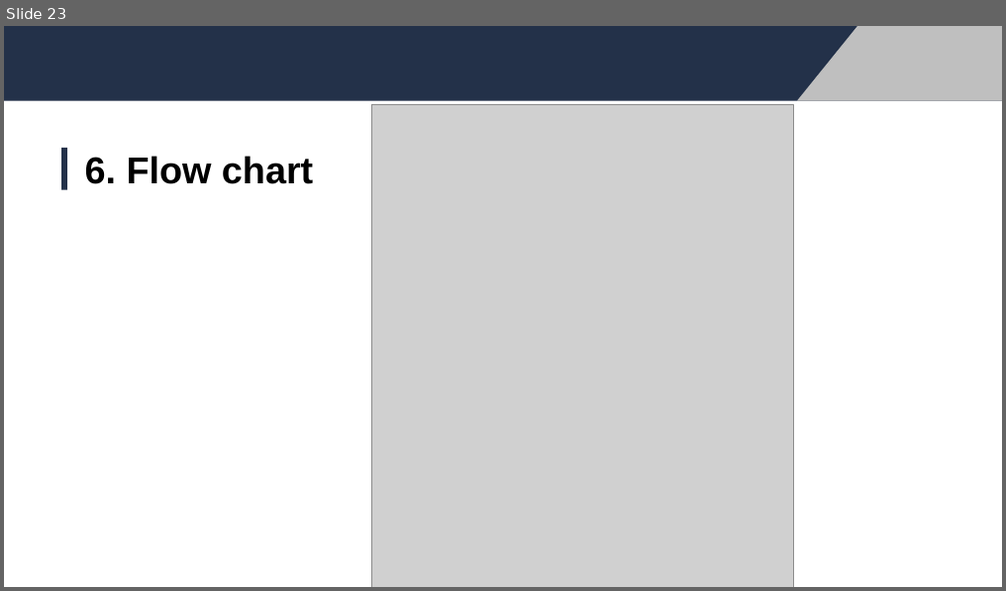
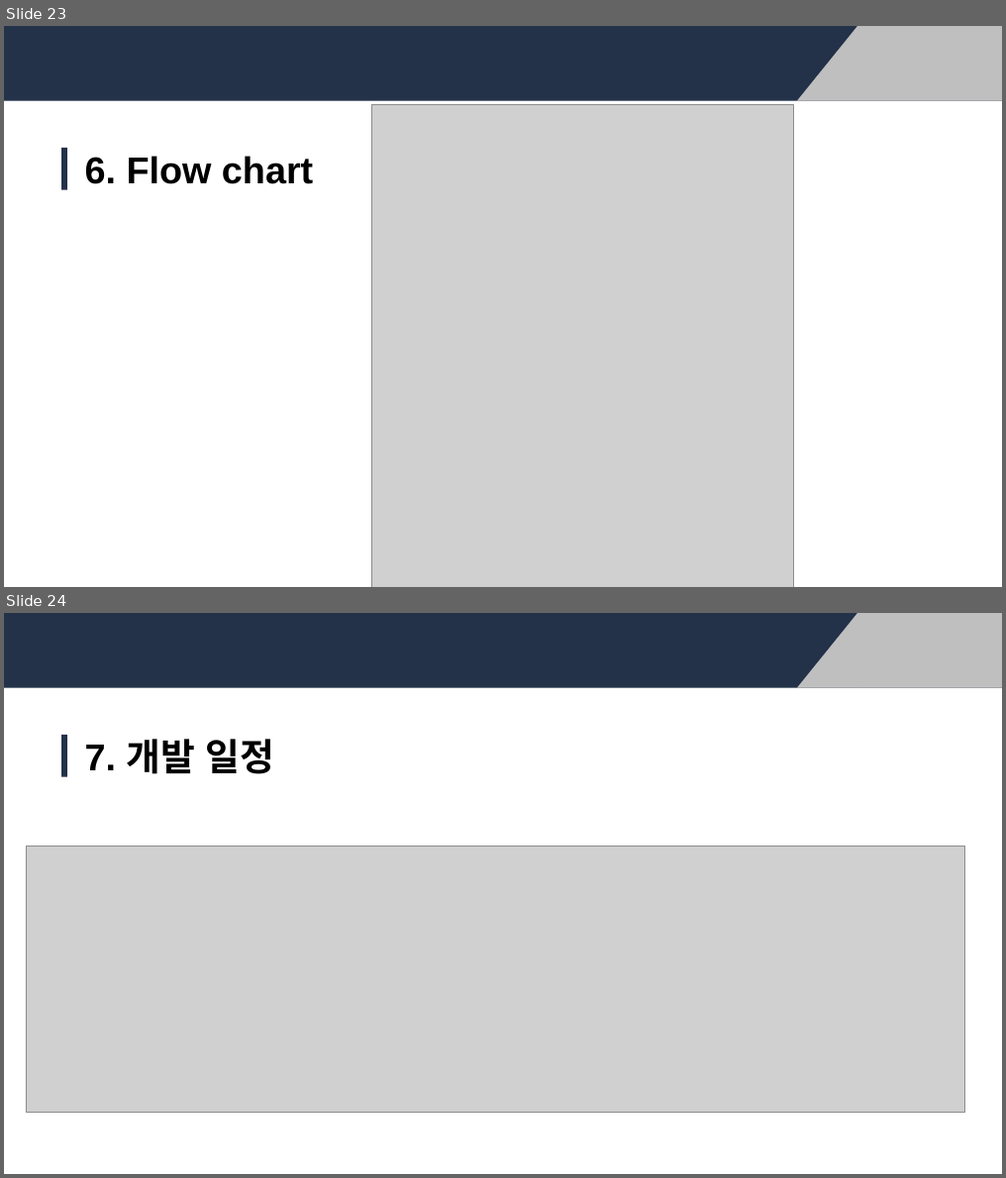
Before and after one commit to tjrdnjs1609/bingo, a slide deck: 유닉스 프로젝트_온라인 빙고게임 김석원, 김건우.pptx. Shown one above the other, each under a label of ours: slide 23 before the commit, slides 23 and 24 after it. The pictures are 1006x591 and 1006x1178 pixels, drawn with LibreOffice and Linux fonts; fonts in the diff are those of the drawing; grey boxes stand for pictures. Boxes give left, top, right and bottom in pixels: in the first picture for what was removed or moved away, otherwise in the second. Text is boxed around its words. In the diff, an @@ line names an element or a change of style, - is before the commit and + after.

```diff
--- a/유닉스 프로젝트_온라인 빙고게임 김석원, 김건우.pptx
+++ b/유닉스 프로젝트_온라인 빙고게임 김석원, 김건우.pptx
@@ slide 24 added at [4,613,1002,1174], background #FFFFFF @@
@@ rectangle added at [4,613,1002,688], fill #233149 @@
@@ right triangle added at [798,613,858,688], fill #BFBFBF @@
@@ rectangle added at [857,613,1002,688], fill #BFBFBF @@
@@ rectangle added at [61,735,67,777], fill #233149 @@
@@ text added at [85,739,275,774], 36 pt, text #000000, bold @@
+7. 개발 일정
@@ picture added at [26,847,964,1113] @@
```
Also in this commit, not shown: 1 slide changed.
